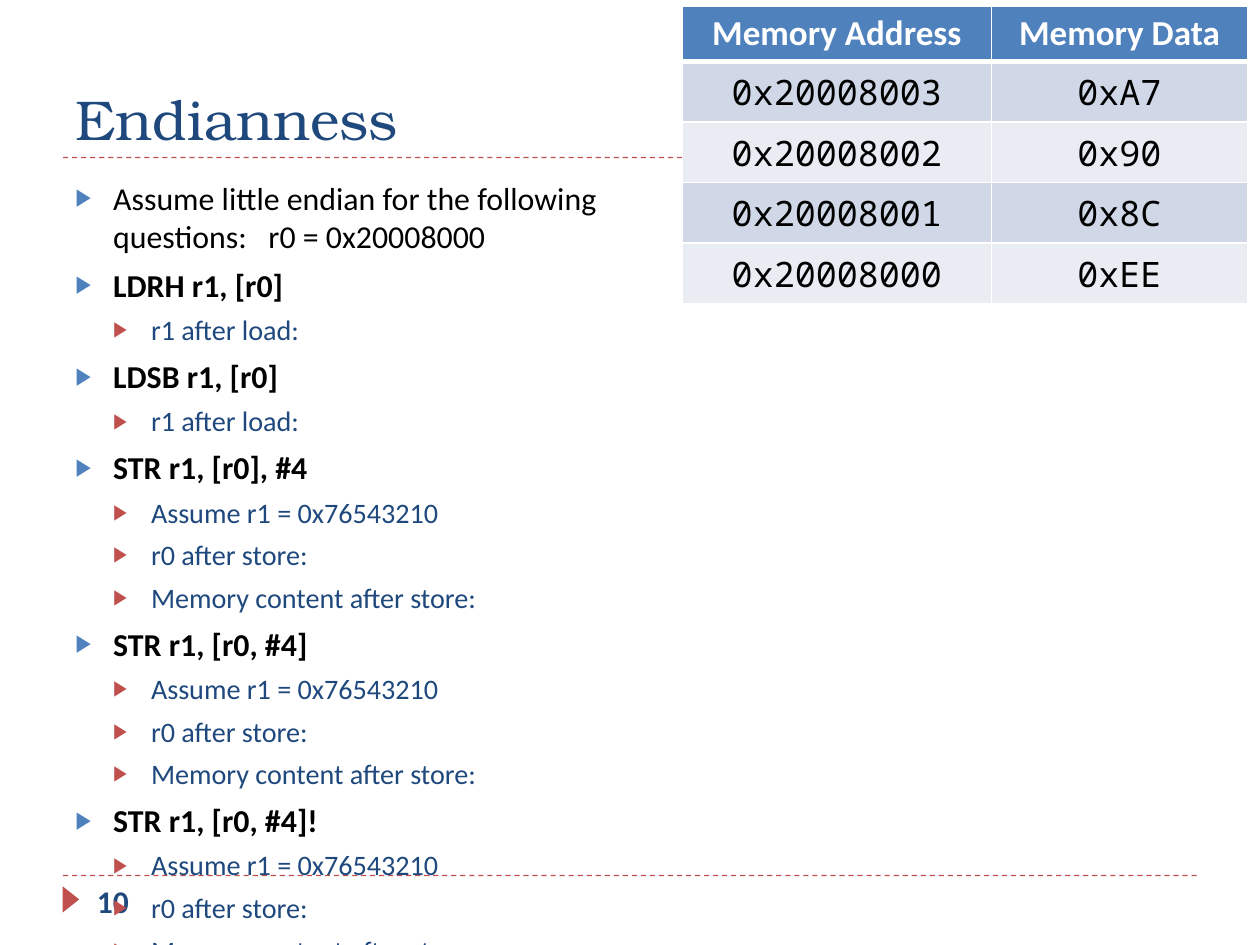
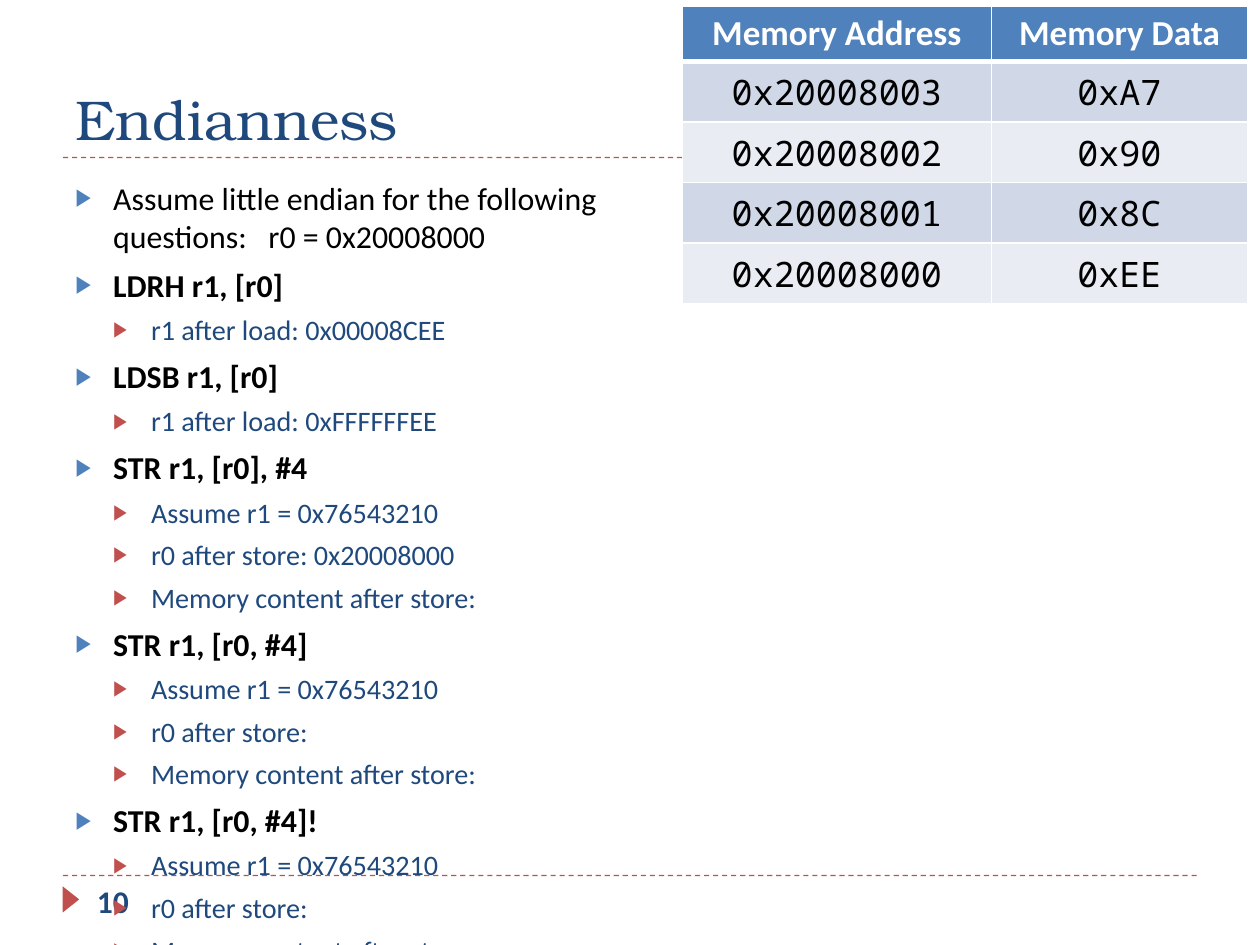
Before and after one commit to guhofstra/CSC111Sp26, a slide deck: slide 10 of PPTs/Ch5_ARM_Load_Store_Exercises_ANS.pptx. Drawn at 1260x945 pixels with LibreOffice and Linux fonts; fonts in the diff are those of the drawing. Boxes give left, top, right and bottom in pixels: in the first picture for what was removed or moved away, otherwise in the second. Text is boxed around its words. In the diff, an @@ line names an element or a change of style, - is before the commit and + after.

```diff
--- a/PPTs/Ch5_ARM_Load_Store_Exercises_ANS.pptx
+++ b/PPTs/Ch5_ARM_Load_Store_Exercises_ANS.pptx
@@ text at bbox=[151, 320, 445, 341]: text changed @@
-  ▶ r1 after load:
+  ▶ r1 after load: 0x00008CEE
@@ text at bbox=[151, 411, 436, 431]: text changed @@
-  ▶ r1 after load:
+  ▶ r1 after load: 0xFFFFFFEE
@@ text at bbox=[151, 545, 454, 566]: text changed @@
-  ▶ r0 after store:
+  ▶ r0 after store: 0x20008000
```
Also in this commit, not shown: 4 other files.
